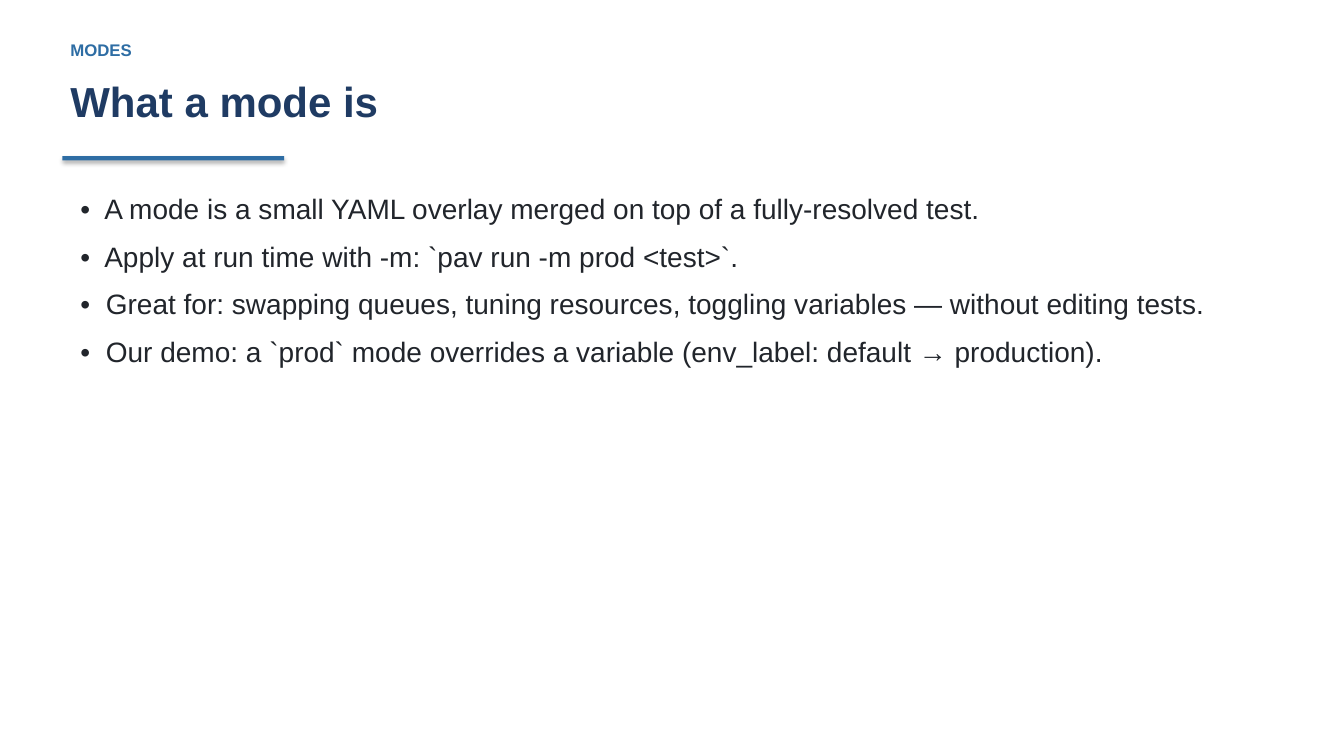
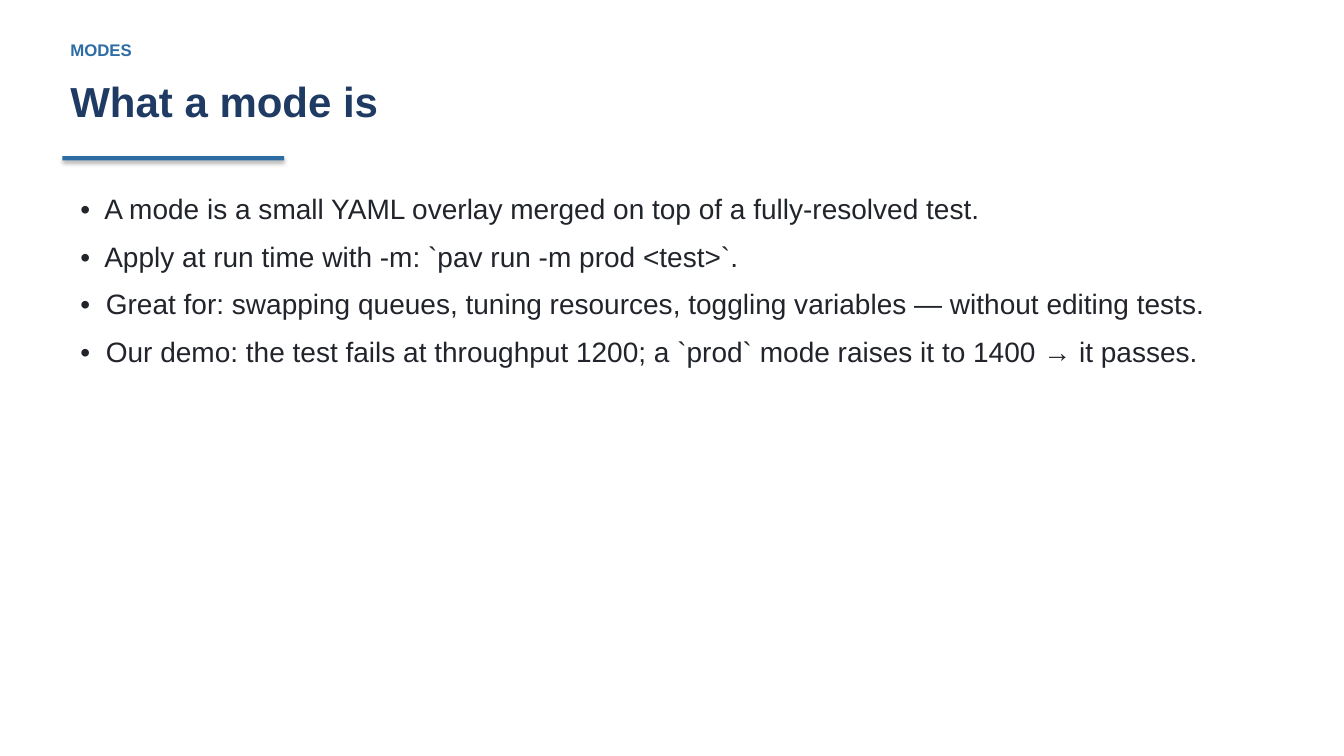
Before and after one commit to curtisecombsjr/pavilion-workshop, a slide deck: slide 28 of deck/pavilion-workshop.pptx. Drawn at 1344x756 pixels with LibreOffice and Linux fonts; fonts in the diff are those of the drawing. Boxes give left, top, right and bottom in pixels: in the first picture for what was removed or moved away, otherwise in the second. Text is boxed around its words. In the diff, an @@ line names an element or a change of style, - is before the commit and + after.

```diff
--- a/deck/pavilion-workshop.pptx
+++ b/deck/pavilion-workshop.pptx
@@ text at (x1=106, y1=341, x2=1198, y2=367): text changed @@
-• Our demo: a `prod` mode overrides a variable (env_label: default → production).
+• Our demo: the test fails at throughput 1200; a `prod` mode raises it to 1400 → it passes.
```
Also in this commit, not shown: 2 other slides changed, 5 other files.
